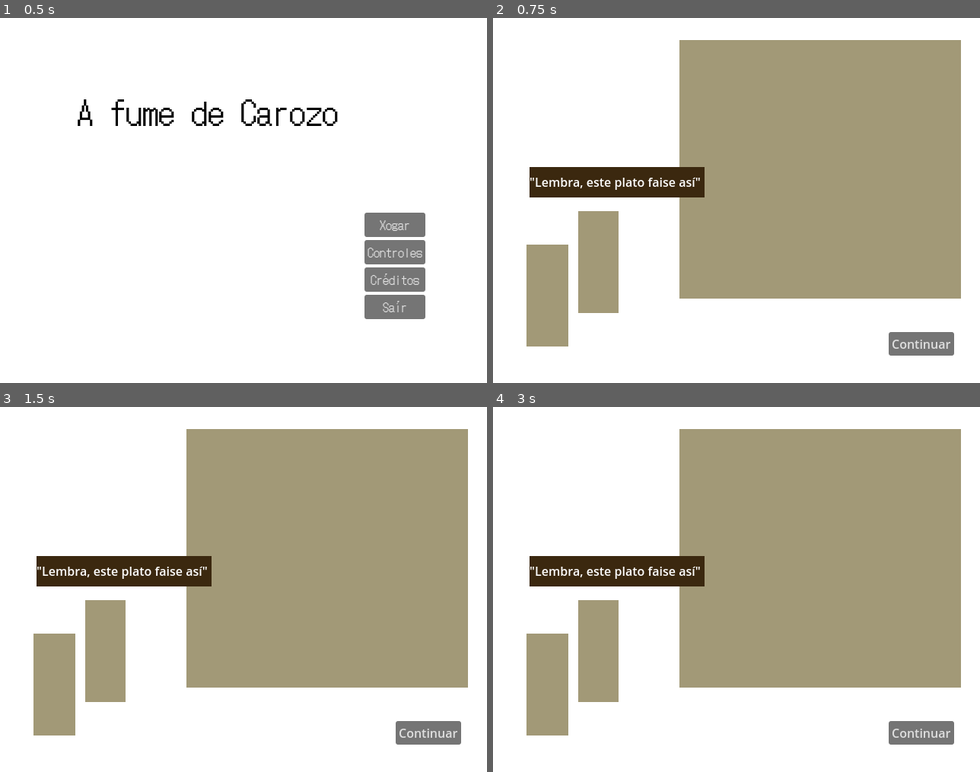
Above: before the commit, frames 1-4 (two rows, left to right).
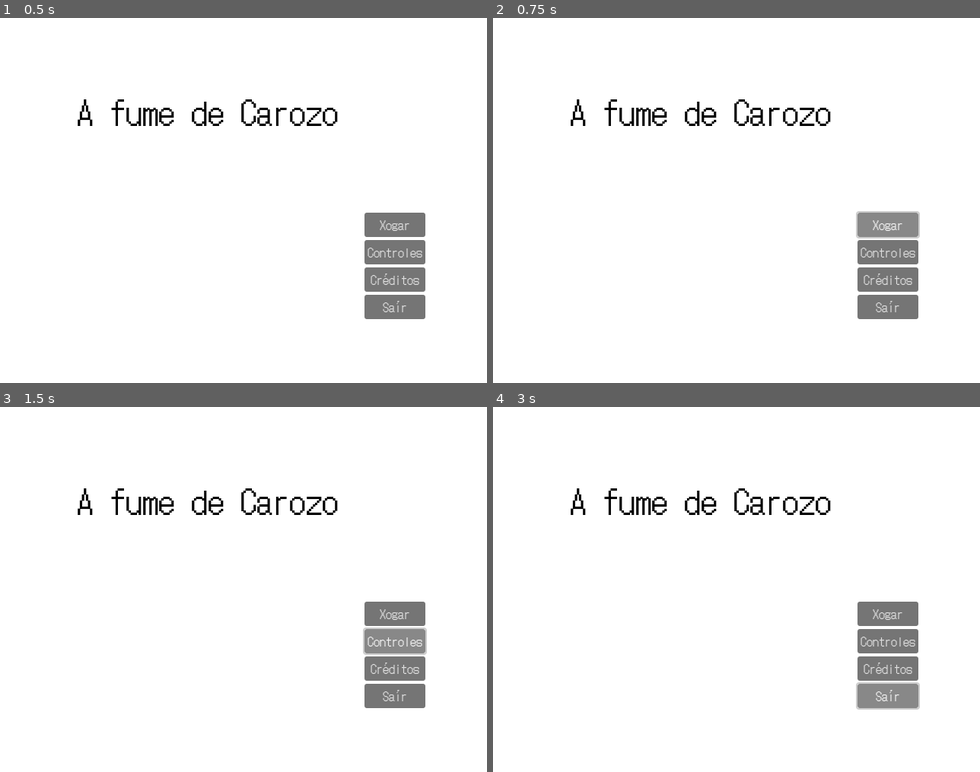
Above: after the commit, the same moments.

Repository: amenrio/techo-de-cristal
Game: Godot game, scene res://02_scenes/04_screens/menu_screen.tscn
Same seed, same stepped clock (60 frames per second), same inputs: the game is played once before the commit and once after it. This scene is started directly instead of the project's main scene.
Inputs (mouse positions are in pixels of both pictures, inside the frame that each line leads up to):
- Up to frame 1 (0.5 s): no input
- Up to frame 2 (0.75 s): click "Xogar" at 0.5 s
- Up to frame 3 (1.5 s): click (394, 640) at 1.25 s, where only the run after the commit has a clickable "Controles"
- Up to frame 4 (3 s): click (887, 669) at 2 s, where only the run after the commit has a clickable "Créditos"; click (887, 695) at 2.75 s, where only the run after the commit has a clickable "Saír"

Frame 1 is identical in both runs. In frame 2, 50% of the frame differs, in the area x 6-97%, y 6-93%; in frame 3, 50%; in frame 4, 50%.

Commit message:
GUI adjusts with nereida jiji

Diff:
--- a/02_scenes/04_screens/GUI.tscn
+++ b/02_scenes/04_screens/GUI.tscn
@@ -22,7 +22,7 @@
 anchor_top = 1.0
 anchor_bottom = 1.0
 offset_top = -57.0
-offset_right = 64.0
+offset_right = 105.0
 offset_bottom = 0.0
 grow_vertical = 0
 size_flags_horizontal = 3
--- a/02_scenes/04_screens/credits_screen.tscn
+++ b/02_scenes/04_screens/credits_screen.tscn
@@ -27,10 +27,12 @@
 grow_vertical = 2
 
 [node name="fondoplaceholder" type="ColorRect" parent="CanvasLayer/interfaces"]
+layout_mode = 0
 offset_right = 640.0
 offset_bottom = 480.0
 
 [node name="nombreCreditos" type="Label" parent="CanvasLayer/interfaces"]
+layout_mode = 0
 offset_left = 241.0
 offset_top = 38.0
 offset_right = 415.0
@@ -43,6 +45,7 @@
 metadata/_edit_use_anchors_ = true
 
 [node name="textoCreditos" type="Label" parent="CanvasLayer/interfaces"]
+layout_mode = 0
 offset_left = 129.0
 offset_top = 126.0
 offset_right = 503.0
@@ -57,6 +60,7 @@
 metadata/_edit_use_anchors_ = true
 
 [node name="bCreditosAtras" type="Button" parent="CanvasLayer/interfaces"]
+layout_mode = 0
 offset_left = 43.0
 offset_top = 413.0
 offset_right = 116.0
--- a/02_scenes/04_screens/cronometro.tscn
+++ b/02_scenes/04_screens/cronometro.tscn
@@ -2,19 +2,39 @@
 
 [sub_resource type="Theme" id="Theme_k2ebx"]
 
-[node name="cronometro" type="MarginContainer"]
-offset_right = 106.0
+[node name="cronometro" type="Control"]
+layout_mode = 3
+anchors_preset = 0
+offset_right = 92.0
 offset_bottom = 61.0
 
 [node name="ColorPlaceholder" type="ColorRect" parent="."]
-layout_mode = 2
+layout_mode = 1
+anchors_preset = 15
+anchor_right = 1.0
+anchor_bottom = 1.0
+grow_horizontal = 2
+grow_vertical = 2
 color = Color(0.780392, 0.54902, 0.603922, 1)
 
 [node name="cronIMG" type="TextureRect" parent="."]
-layout_mode = 2
+layout_mode = 1
+anchors_preset = 15
+anchor_right = 1.0
+anchor_bottom = 1.0
+grow_horizontal = 2
+grow_vertical = 2
 
 [node name="numberTxt" type="Label" parent="."]
-layout_mode = 2
+layout_mode = 1
+anchors_preset = 14
+anchor_top = 0.5
+anchor_right = 1.0
+anchor_bottom = 0.5
+offset_top = -9.5
+offset_bottom = 9.5
+grow_horizontal = 2
+grow_vertical = 2
 theme = SubResource("Theme_k2ebx")
 theme_type_variation = &"HeaderSmall"
 theme_override_colors/font_color = Color(0, 0, 0, 1)
--- a/02_scenes/04_screens/menu_screen.tscn
+++ b/02_scenes/04_screens/menu_screen.tscn
@@ -3,21 +3,16 @@
 [ext_resource type="Script" path="res://02_scenes/04_screens/menuScreen.gd" id="1_friwq"]
 [ext_resource type="Theme" uid="uid://pd8stp4u7wqj" path="res://03_themes/gameTheme.tres" id="2_4r0wl"]
 
-[node name="menuScreen" type="Node2D"]
-script = ExtResource("1_friwq")
-
-[node name="CanvasLayer" type="CanvasLayer" parent="."]
-
-[node name="interfaces" type="Control" parent="CanvasLayer"]
+[node name="menuScreen" type="Control"]
 layout_mode = 3
 anchors_preset = 15
 anchor_right = 1.0
 anchor_bottom = 1.0
 grow_horizontal = 2
 grow_vertical = 2
-metadata/_edit_use_anchors_ = true
+script = ExtResource("1_friwq")
 
-[node name="bgIMAGE" type="TextureRect" parent="CanvasLayer/interfaces"]
+[node name="bgIMAGE" type="TextureRect" parent="."]
 layout_mode = 1
 anchors_preset = 15
 anchor_right = 1.0
@@ -25,7 +20,7 @@
 grow_horizontal = 2
 grow_vertical = 2
 
-[node name="fondoPlaceholder" type="ColorRect" parent="CanvasLayer/interfaces"]
+[node name="fondoPlaceholder" type="ColorRect" parent="."]
 layout_mode = 1
 anchors_preset = 15
 anchor_right = 1.0
@@ -33,7 +28,7 @@
 grow_horizontal = 2
 grow_vertical = 2
 
-[node name="nombreTitulo" type="Label" parent="CanvasLayer/interfaces"]
+[node name="nombreTitulo" type="Label" parent="."]
 layout_mode = 0
 offset_left = 97.0
 offset_top = 91.0
@@ -45,34 +40,34 @@
 text = "A fume de Carozo"
 horizontal_alignment = 1
 
-[node name="VBoxContainer" type="VBoxContainer" parent="CanvasLayer/interfaces"]
+[node name="VBoxContainer" type="VBoxContainer" parent="."]
 layout_mode = 0
 offset_left = 479.0
 offset_top = 256.0
-offset_right = 519.0
-offset_bottom = 296.0
+offset_right = 559.0
+offset_bottom = 396.0
 
-[node name="bXogar" type="Button" parent="CanvasLayer/interfaces/VBoxContainer"]
+[node name="bXogar" type="Button" parent="VBoxContainer"]
 layout_mode = 2
 theme = ExtResource("2_4r0wl")
 text = "Xogar"
 
-[node name="bControles" type="Button" parent="CanvasLayer/interfaces/VBoxContainer"]
+[node name="bControles" type="Button" parent="VBoxContainer"]
 layout_mode = 2
 theme = ExtResource("2_4r0wl")
 text = "Controles"
 
-[node name="bCreditos" type="Button" parent="CanvasLayer/interfaces/VBoxContainer"]
+[node name="bCreditos" type="Button" parent="VBoxContainer"]
 layout_mode = 2
 theme = ExtResource("2_4r0wl")
 text = "Créditos"
 
-[node name="bSair" type="Button" parent="CanvasLayer/interfaces/VBoxContainer"]
+[node name="bSair" type="Button" parent="VBoxContainer"]
 layout_mode = 2
 theme = ExtResource("2_4r0wl")
 text = "Saír"
 
-[connection signal="pressed" from="CanvasLayer/interfaces/VBoxContainer/bXogar" to="." method="_on_b_xogar_pressed"]
-[connection signal="pressed" from="CanvasLayer/interfaces/VBoxContainer/bControles" to="." method="_on_b_controles_pressed"]
-[connection signal="pressed" from="CanvasLayer/interfaces/VBoxContainer/bCreditos" to="." method="_on_b_creditos_pressed"]
-[connection signal="pressed" from="CanvasLayer/interfaces/VBoxContainer/bSair" to="." method="_on_b_sair_pressed"]
+[connection signal="pressed" from="VBoxContainer/bXogar" to="." method="_on_b_xogar_pressed"]
+[connection signal="pressed" from="VBoxContainer/bControles" to="." method="_on_b_controles_pressed"]
+[connection signal="pressed" from="VBoxContainer/bCreditos" to="." method="_on_b_creditos_pressed"]
+[connection signal="pressed" from="VBoxContainer/bSair" to="." method="_on_b_sair_pressed"]
